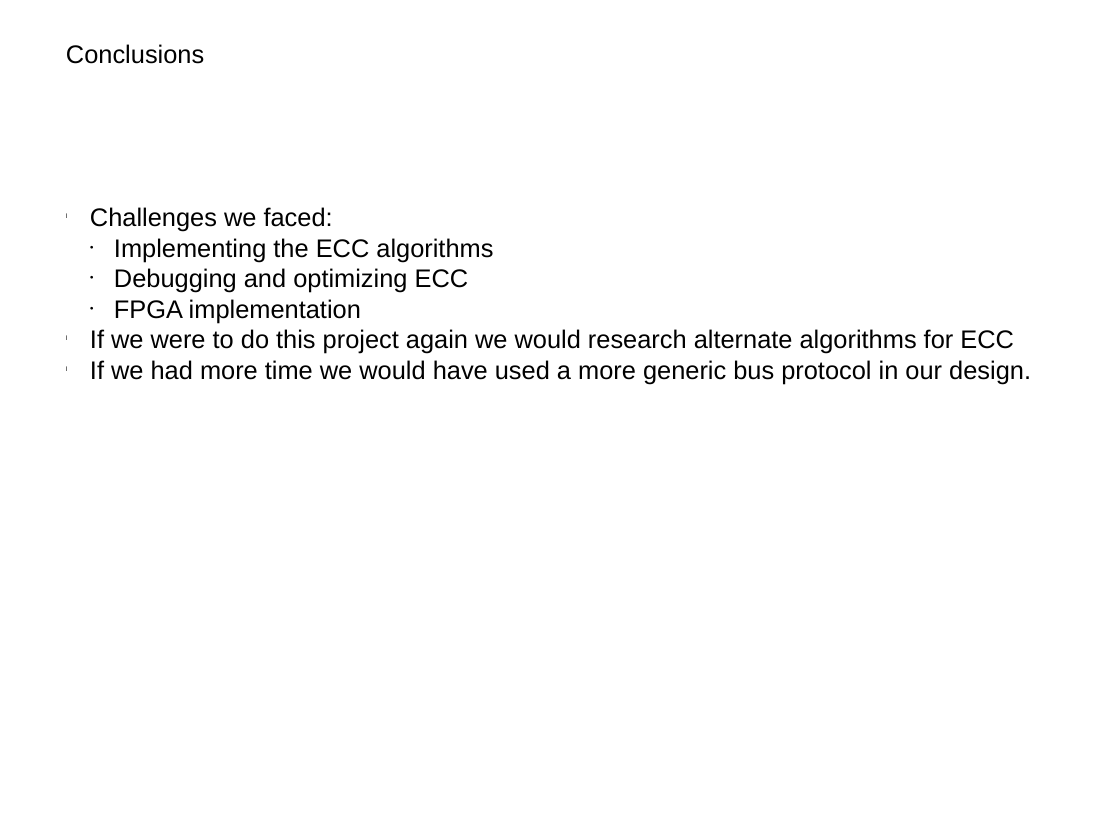
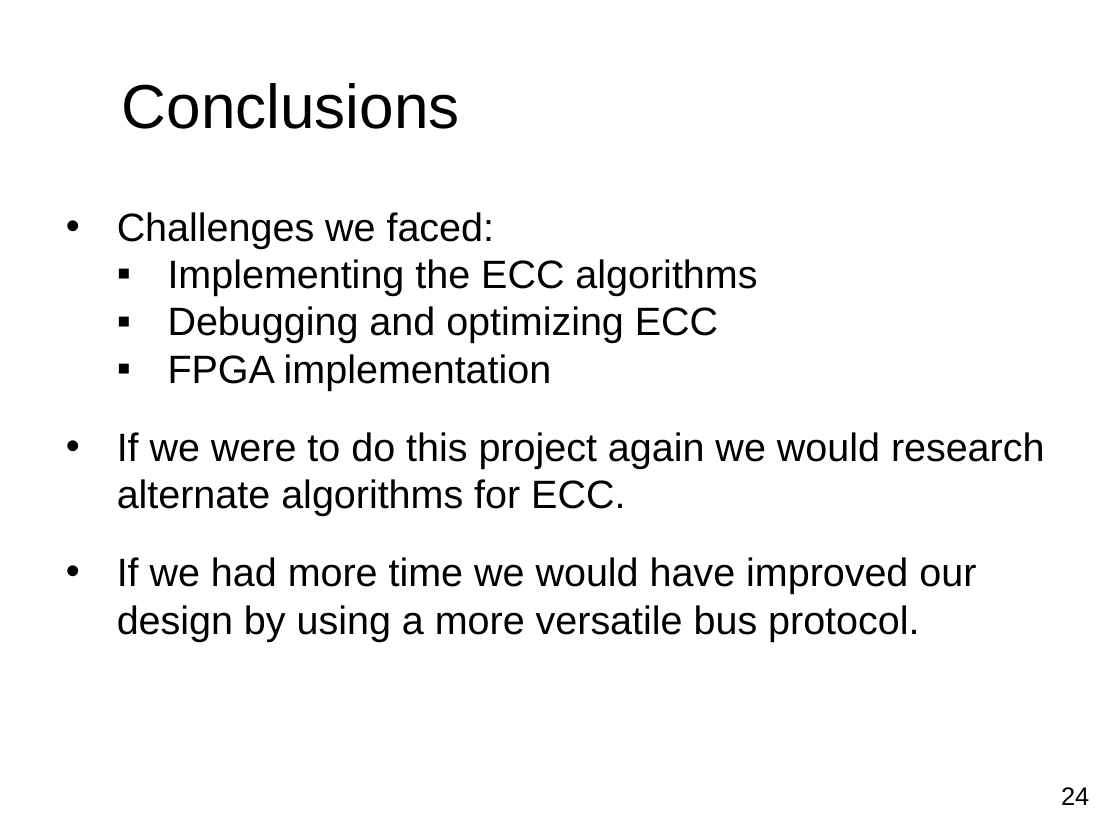
Before and after one commit to xzha/ECCDH3DES, a slide deck: slide 24 of docs/Final Presentation.pptx (slide 15 before the commit). Drawn at 1120x840 pixels with LibreOffice and Linux fonts; fonts in the diff are those of the drawing; background and template pictures are left out. Boxes give left, top, right and bottom in pixels: in the first picture for what was removed or moved away, otherwise in the second. Text is boxed around its words. In the diff, an @@ line names an element or a change of style, - is before the commit and + after.

```diff
--- a/docs/Final Presentation.pptx
+++ b/docs/Final Presentation.pptx
@@ text "Conclusions": place and size @@
-text "Conclusions" at (66, 44, 204, 64)
+text "Conclusions" at (122, 83, 460, 129)
@@ text "Conclusions" at (122, 83, 460, 129): size 18 to 44 pt @@
@@ text at (117, 212, 757, 391): size 18 to 28 pt in "Challenges we faced:", "Implementing the ECC algorithms", "Debugging and optimizing ECC", "FPGA implementation"; bullet l to •; bullet ● to ▪ @@
@@ text at (117, 432, 1045, 641): text changed; size 18 to 28 pt @@
-l If we were to do this project again we would research alternate algorithms for ECC
-l If we had more time we would have used a more generic bus protocol in our design.
+• If we were to do this project again we would research alternate algorithms for ECC.
+• If we had more time we would have improved our design by using a more versatile bus protocol.
@@ text added at (1061, 787, 1089, 805), 18 pt, text #000000 @@
+24
```
Also in this commit, not shown: 24 other slides changed, 17 slides added, 6 slides removed, 1 other file.
